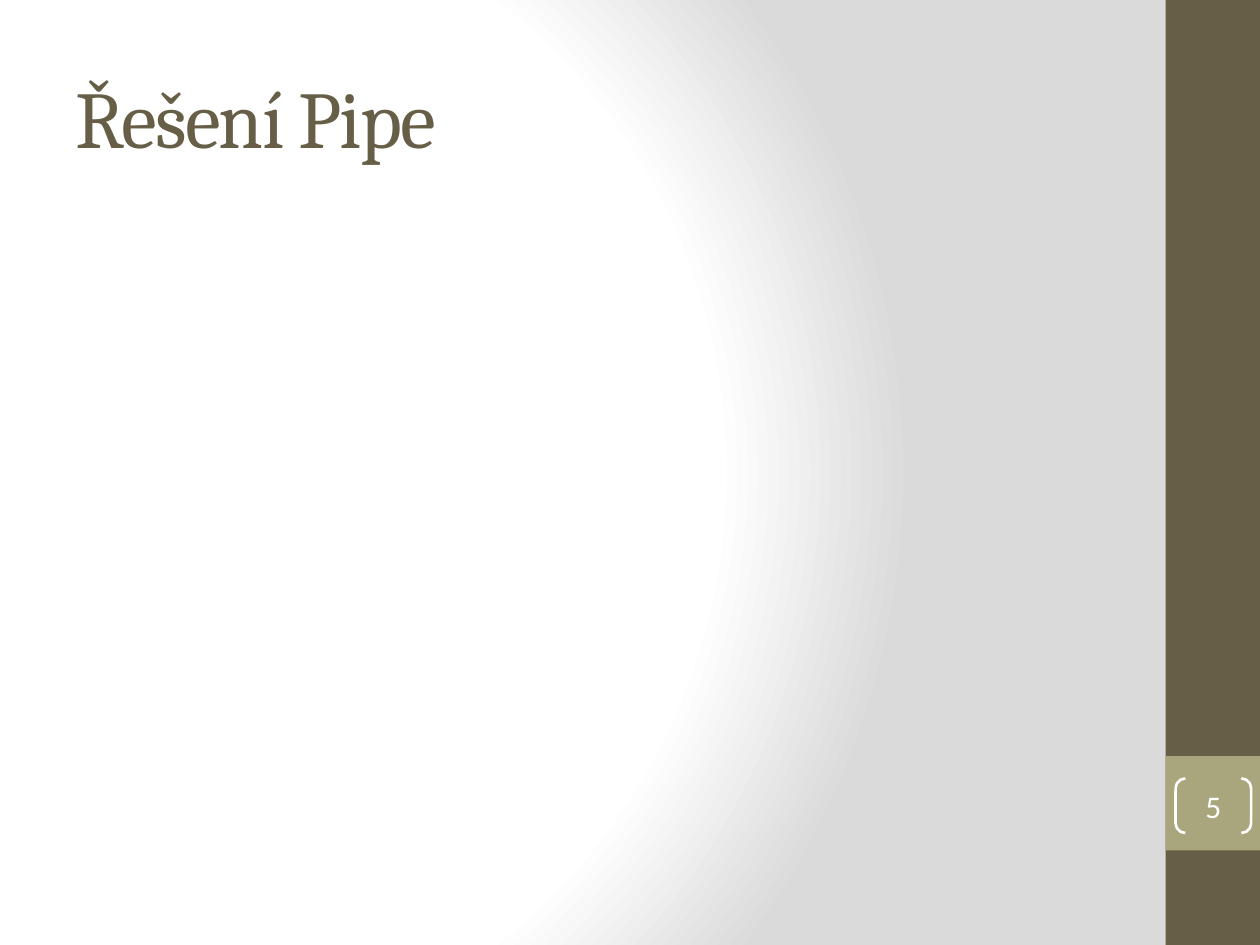
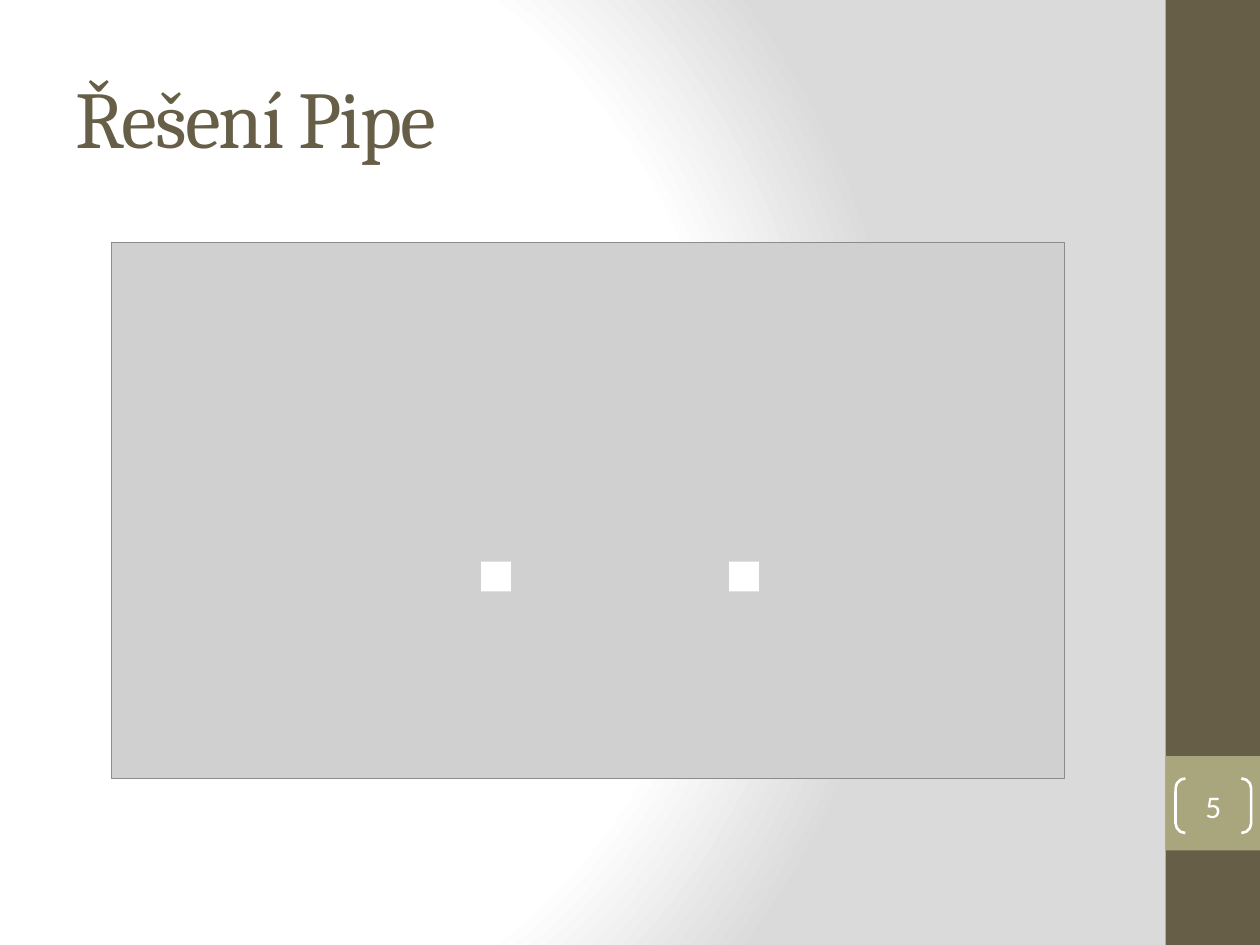
Before and after one commit to RadekBouda/OS-BlBoSt, a slide deck: slide 5 of blbost-final.pptx. Drawn at 1260x945 pixels with LibreOffice and Linux fonts; fonts in the diff are those of the drawing; grey boxes stand for pictures. Boxes give left, top, right and bottom in pixels: in the first picture for what was removed or moved away, otherwise in the second. Text is boxed around its words. In the diff, an @@ line names an element or a change of style, - is before the commit and + after.

```diff
--- a/blbost-final.pptx
+++ b/blbost-final.pptx
@@ picture added at (112,243,1065,779) @@
@@ rectangle added at (481,562,512,592), fill #FFFFFF @@
@@ rectangle added at (730,562,760,592), fill #FFFFFF @@
```
Also in this commit, not shown: 5 other slides changed.
